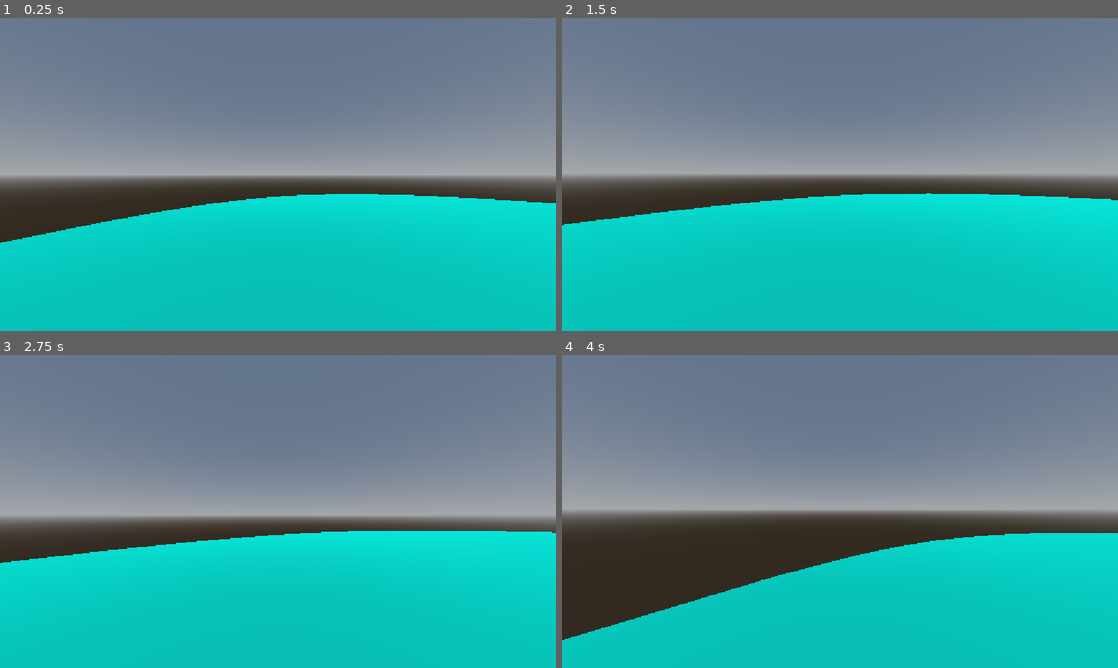
Above: before the commit, frames 1-4 (two rows, left to right).
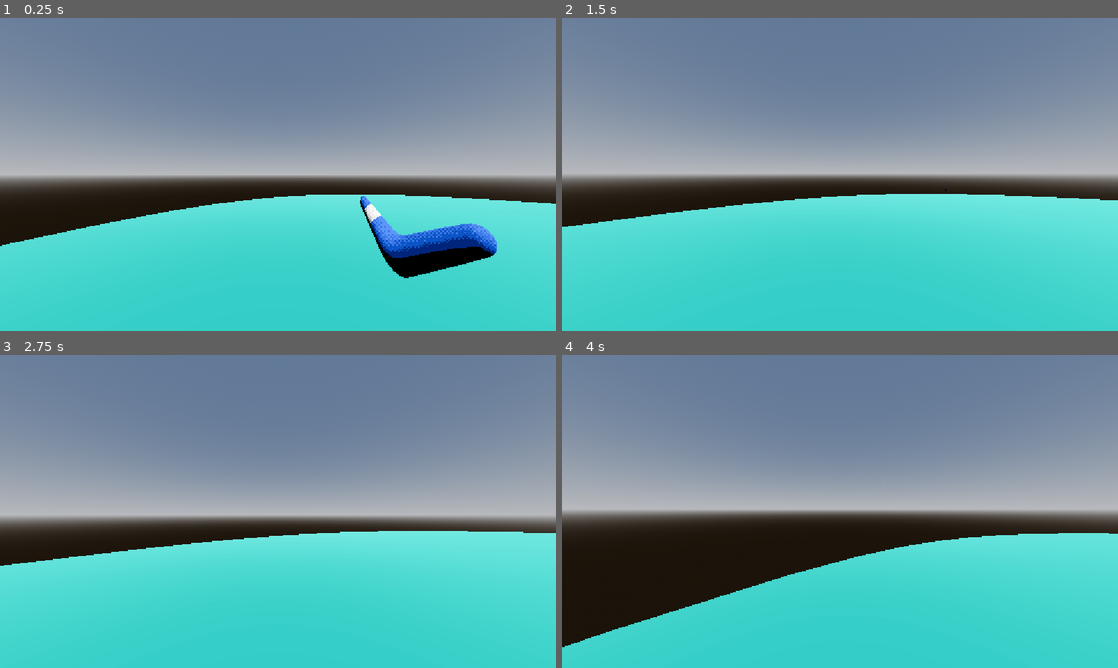
Above: after the commit, the same moments.

Repository: pyGuy152/boomerang-mania
Game: Godot game, scene res://scenes/Human/test.tscn
Same seed, same stepped clock (60 frames per second), same inputs: the game is played once before the commit and once after it. This scene is started directly instead of the project's main scene.
Inputs (mouse positions are in pixels of both pictures, inside the frame that each line leads up to):
- Up to frame 1 (0.25 s): no input
- Up to frame 2 (1.5 s): tap Enter at 0.5 s; move the mouse to (867, 174) at 0.52 s; hold Shift (shift) 0.53-1.28 s; hold W (forward) from 0.53 s (still down); tap Space (jump) at 0.77 s; click (867, 174) at 0.8 s; move the mouse to (812, 174) at 1.27 s; click (812, 174) at 1.35 s
- Up to frame 3 (2.75 s): keep holding W (forward); tap Space (jump) at 1.52 s; tap Shift (shift) at 1.55 s; move the mouse to (289, 505) at 2.02 s; hold Shift (shift) from 2.03 s (still down); click (289, 505) at 2.3 s
- Up to frame 4 (4 s): keep holding W (forward); move the mouse to (834, 517) at 2.77 s; release Shift (shift) at 2.78 s; click (834, 517) at 2.85 s; tap Space (jump) at 3.02, 3.77 s; tap Shift (shift) at 3.05 s; move the mouse to (878, 514) at 3.52 s; hold Shift (shift) from 3.53 s (still down); click (878, 514) at 3.8 s

The runs differ from the first frame. In frame 1, 40% of the frame differs, in the area x 0-100%, y 56-100%; in frame 2, 41%, in the area x 0-100%, y 54-100%; in frame 3, 41%; in frame 4, 32%.

Commit message:
idek

Diff:
--- a/project.godot
+++ b/project.godot
@@ -56,6 +56,11 @@
 "events": [Object(InputEventKey,"resource_local_to_scene":false,"resource_name":"","device":-1,"window_id":0,"alt_press …(195 unchanged characters)…
 ]
 }
+throw={
+"deadzone": 0.2,
+"events": [Object(InputEventMouseButton,"resource_local_to_scene":false,"resource_name":"","device":-1,"window_id":0,"alt_pressed":false,"shift_pressed":false,"ctrl_pressed":false,"meta_pressed":false,"button_mask":0,"position":Vector2(0, 0),"global_position":Vector2(0, 0),"factor":1.0,"button_index":1,"canceled":false,"pressed":false,"double_click":false,"script":null)
+]
+}
 
 [physics]
 
--- /dev/null
+++ b/scenes/Boomerang/boomerang.gd
@@ -0,0 +1,83 @@
+extends Node3D
+
+@export var power := 1.0
+@export var boomerang_scene: PackedScene
+@export var max_pull := Vector3(0.5, 0, 0);
+@export var charge_time := 1.5
+@onready var camera: Camera3D = get_parent()
+
+@export var player: CharacterBody3D
+
+@onready var hand: Node3D = $Hand
+
+var b: Node3D
+var heldtime := 0.0
+var throwing := false
+var throw_dir := Vector3.ZERO
+
+func _ready():
+	spawn.call_deferred()
+
+func spawn():
+	b = boomerang_scene.instantiate()
+	hand.add_child(b)            # child of the hand, so it follows and rotates with it
+	b.position = Vector3.ZERO    # local position: sits exactly on the hand
+	b.rotation = Vector3.ZERO
+
+var velocity = Vector3.ZERO;
+
+@export var aim_range := 40.0
+
+var hitted = false;
+
+var goto;
+
+func get_aim_target() -> Dictionary:
+	var cam := get_viewport().get_camera_3d()
+	var from := cam.global_position
+	var to := from - cam.global_transform.basis.z * aim_range
+
+	var query := PhysicsRayQueryParameters3D.create(from, to)
+	query.collide_with_areas = false
+	query.exclude = [player.get_rid()]   # assign the array, don't append
+
+	return get_world_3d().direct_space_state.intersect_ray(query)
+
+func _physics_process(delta):
+	if b == null:
+		return
+
+	if throwing:
+		b.global_position += throw_dir * 20.0 * power * delta
+		return
+
+	if Input.is_action_pressed("throw"):
+		heldtime += delta
+		var t := clampf(heldtime / charge_time, 0.0, 1.0)
+		var eased := 1.0 - (1.0 - t) * (1.0 - t)
+		b.position = eased*max_pull   # LOCAL x, follows the hand's rotation
+		camera.fov = 88.9+eased*40;
+
+	elif Input.is_action_just_released("throw"):
+		throw_dir = -hand.global_transform.basis.z     # capture direction at release
+		b.reparent(get_tree().current_scene)           # keeps its world transform
+		var hit := get_aim_target()
+		var aiming_at_enemy = hit.has("collider") and hit.collider.is_in_group("enemy")
+		for e in get_tree().get_nodes_in_group("enemy"):
+			print("enemy at ", e.global_position, "  ray hit at ", hit.get("position"))
+
+		if aiming_at_enemy:
+			print("looking at ", hit.collider.name, " at ", hit.position)
+			hitted = true
+			goto = hit.position
+		else:
+			print("no hit ", hit)
+			hitted = false;
+			goto = camera.global_position + throw_dir * power * heldtime;
+		throwing = true
+		camera.fov = 88.9
+
+
+	else:
+		heldtime = 0.0
+		b.position = Vector3.ZERO
--- /dev/null
+++ b/scenes/Boomerang/boomerang.tscn
@@ -0,0 +1,42 @@
+[gd_scene format=3 uid="uid://cbpa0o2w8eby5"]
+
+[ext_resource type="PackedScene" uid="uid://gogkxe08u7m4" path="res://boomerang.glb" id="2_cey58"]
+[ext_resource type="Shader" uid="uid://crpcopk8v0kxm" path="res://Material/dither.gdshader" id="3_4qen4"]
+[ext_resource type="Texture2D" uid="uid://bkepua4hetuql" path="res://boomerang_0.png" id="4_aqwbd"]
+
+[sub_resource type="CapsuleShape3D" id="CapsuleShape3D_bsepv"]
+
+[sub_resource type="ShaderMaterial" id="ShaderMaterial_jbt56"]
+render_priority = 0
+shader = ExtResource("3_4qen4")
+shader_parameter/albedo_tex = ExtResource("4_aqwbd")
+shader_parameter/tint = Color(1, 1, 1, 1)
+shader_parameter/use_texture = 1.0
+shader_parameter/global_size = 0.5
+shader_parameter/lit_boost = 1.0
+shader_parameter/l1_threshold = 0.75
+shader_parameter/l1_size = 4.0
+shader_parameter/l1_strength = 2.0
+shader_parameter/l1_darkness = 0.3
+shader_parameter/l2_threshold = 0.45
+shader_parameter/l2_size = 4.0
+shader_parameter/l2_strength = 2.0
+shader_parameter/l2_darkness = 0.4
+shader_parameter/l3_threshold = 0.2
+shader_parameter/l3_size = 4.0
+shader_parameter/l3_strength = 2.0
+shader_parameter/l3_darkness = 0.6
+
+[node name="Boomerang" type="Area3D" unique_id=537538721]
+
+[node name="CollisionShape3D" type="CollisionShape3D" parent="." unique_id=777100821]
+transform = Transform3D(0.17486398, -0.006488673, -0.0023425652, 0.0025985066, 0.006904563, 0.17484441, -0.0063904803, -0.17474328, 0.0069955406, 0, 0.030023873, 0)
+shape = SubResource("CapsuleShape3D_bsepv")
+
+[node name="Sketchfab_Scene" parent="." unique_id=193428793 instance=ExtResource("2_cey58")]
+transform = Transform3D(0.04, 0, 0, 0, 0.04, 0, 0, 0, 0.04, 0, 0, 0)
+
+[node name="Object_2" parent="Sketchfab_Scene/Sketchfab_model/23de6acfcea54815a637ec7637eaac3b_obj_cleaner_materialmerger_gles" parent_id_path=PackedInt32Array(193428793, 1990785385) index="0" unique_id=1919809975]
+material_override = SubResource("ShaderMaterial_jbt56")
+
+[editable path="Sketchfab_Scene"]
--- a/scenes/Human/Charecter.tscn
+++ b/scenes/Human/Charecter.tscn
@@ -3,6 +3,7 @@
 [ext_resource type="Script" uid="uid://boissfu2urqxp" path="res://scenes/Human/character_body_3d.gd" id="1_hiovg"]
 [ext_resource type="AudioStream" uid="uid://ci5wuld12kjv" path="res://sounds/character/walking.mp3" id="2_qekit"]
 [ext_resource type="AudioStream" uid="uid://cxbl4ea5rtw7w" path="res://sounds/character/running.mp3" id="3_imt4t"]
+[ext_resource type="AudioStream" uid="uid://cvakd2kkfgj40" path="res://sounds/bg/creepy_music.mp3" id="4_kjn72"]
 
 [sub_resource type="CapsuleShape3D" id="CapsuleShape3D_b3ygk"]
 height = 2.0141602
@@ -26,3 +27,6 @@
 
 [node name="run_sound" type="AudioStreamPlayer3D" parent="CharacterBody3D" unique_id=1783306300]
 stream = ExtResource("3_imt4t")
+
+[node name="bg_scary" type="AudioStreamPlayer3D" parent="CharacterBody3D" unique_id=947128429]
+stream = ExtResource("4_kjn72")
--- a/scenes/Human/character_body_3d.gd
+++ b/scenes/Human/character_body_3d.gd
@@ -2,6 +2,8 @@
 
 @onready var walk_sound = $walk_sound
 @onready var run_sound = $run_sound
+@onready var bg_scary = $bg_scary
+
 var gravity = ProjectSettings.get_setting("physics/3d/default_gravity")
 var speed = 5
 var jump_speed = 5
@@ -11,6 +13,9 @@
 	Input.mouse_mode = Input.MOUSE_MODE_CAPTURED
 
 func _physics_process(delta):
+	if not bg_scary.playing:
+		bg_scary.play()
+
 	velocity.y += -gravity * delta
 	var input = Input.get_vector("left", "right", "forward", "back")
 	var movement_dir = transform.basis * Vector3(input.x, 0, input.y)
--- a/scenes/Human/test.tscn
+++ b/scenes/Human/test.tscn
@@ -1,9 +1,10 @@
 [gd_scene format=3 uid="uid://cw1x30dkhf2g8"]
 
 [ext_resource type="PackedScene" uid="uid://cdv3hdxldoxay" path="res://scenes/Human/Charecter.tscn" id="1_wu6lt"]
-[ext_resource type="Script" uid="uid://boissfu2urqxp" path="res://scenes/Human/character_body_3d.gd" id="2_bybsj"]
 [ext_resource type="PackedScene" uid="uid://btip20urly5ic" path="res://scenes/Enemy/Enemy.tscn" id="2_rs8fj"]
-[ext_resource type="Script" uid="uid://b3brvrajuexcg" path="res://Scripts/Enemy.gd" id="3_n60r3"]
+[ext_resource type="PackedScene" uid="uid://cbpa0o2w8eby5" path="res://scenes/Boomerang/boomerang.tscn" id="3_ckxwe"]
+[ext_resource type="Script" uid="uid://ciw1dgp771c0w" path="res://scenes/Boomerang/boomerang.gd" id="4_bybsj"]
+[ext_resource type="Script" uid="uid://b3brvrajuexcg" path="res://Scripts/Enemy.gd" id="5_jbt56"]
 
 [sub_resource type="CylinderShape3D" id="CylinderShape3D_bde3n"]
 height = 1.6083984
@@ -25,6 +26,10 @@
 [sub_resource type="Environment" id="Environment_b3ygk"]
 background_mode = 2
 sky = SubResource("Sky_v20t1")
+tonemap_mode = 3
+tonemap_exposure = 0.73
+ssao_enabled = true
+glow_enabled = true
 
 [sub_resource type="BoxShape3D" id="BoxShape3D_bybsj"]
 size = Vector3(1.0810547, 0.9805908, 1.435669)
@@ -38,7 +43,7 @@
 shape = SubResource("CylinderShape3D_bde3n")
 
 [node name="MeshInstance3D" type="MeshInstance3D" parent="floor" unique_id=773232331]
-transform = Transform3D(1, 0, 0, 0, 1, 0, 0, 0, 1, 0.013669729, -0.27134657, -0.02627635)
+transform = Transform3D(1, 0, 0, 0, 1, 0, 0, 0, 1, 0.3733728, -0.35885477, -0.20609951)
 material_overlay = SubResource("StandardMaterial3D_74lek")
 mesh = SubResource("CylinderMesh_bybsj")
 
@@ -55,15 +60,29 @@
 transform = Transform3D(1, 0, 0, 0, 1, 0, 0, 0, 1, -14.146151, 2.572318, 0)
 
 [node name="CharacterBody3D" parent="Player" index="0" unique_id=2003278769 groups=["player"]]
-script = ExtResource("2_bybsj")
+
+[node name="Camera3D" parent="Player/CharacterBody3D" index="1" unique_id=1660506896]
+transform = Transform3D(1, 0, 0, 0, 1, 0, 0, 0, 1, 0, 1.5999999, -0.009115696)
+
+[node name="HandPoint" type="Node3D" parent="Player/CharacterBody3D/Camera3D" index="0" unique_id=1107384663 node_paths=PackedStringArray("player")]
+script = ExtResource("4_bybsj")
+boomerang_scene = ExtResource("3_ckxwe")
+max_pull = Vector3(0.2, 0, 0.1)
+player = NodePath("../..")
+
+[node name="Hand" type="Node3D" parent="Player/CharacterBody3D/Camera3D/HandPoint" unique_id=1062161042]
+transform = Transform3D(1, 0, 0, 0, 1, 0, 0, 0, 1, 0.25592804, -0.13694763, -0.34059)
+
+[node name="bg_scary" parent="Player/CharacterBody3D" index="4" unique_id=947128429]
+volume_db = -22.375
 
 [node name="Enemy" parent="." unique_id=326389053 instance=ExtResource("2_rs8fj")]
 transform = Transform3D(2.48, 0, 0, 0, 2.48, 0, 0, 0, 2.48, 2.5229216, 1.2124555, -4.410925)
 
 [node name="CharacterBody3D" parent="Enemy" index="0" unique_id=1380758884]
-script = ExtResource("3_n60r3")
+script = ExtResource("5_jbt56")
 
-[node name="CollisionShape3D" parent="Enemy/CharacterBody3D" index="0" unique_id=1565063079]
+[node name="CollisionShape3D" parent="Enemy/CharacterBody3D" index="0" unique_id=1565063079 groups=["enemy"]]
 transform = Transform3D(1, 0, 0, 0, 1, 0, 0, 0, 1, -0.08911103, 0.00970459, -0.023326874)
 shape = SubResource("BoxShape3D_bybsj")
 
@@ -119,12 +138,6 @@
 bones/45/scale = Vector3(0.9999999, 0.9999999, 0.99999994)
 bones/46/position = Vector3(-0.049906082, -0.87422186, -0.7447291)
 
-[node name="defaultMaterial_042" parent="Enemy/CharacterBody3D/hydranimations/Head 4/Skeleton3D" index="0" unique_id=2100336019]
-material_override = null
-
-[node name="FogVolume" type="FogVolume" parent="." unique_id=210098370]
-size = Vector3(77.85, 26.98, 64.44)
-
 [editable path="Player"]
 [editable path="Enemy"]
 [editable path="Enemy/CharacterBody3D/hydranimations"]
Binary file added: boomerang.glb
Not shown, added: boomerang.glb.import
Binary file added: boomerang_0.png
Not shown, added: boomerang_0.png.import
Not shown, added: scenes/Boomerang/boomerang.gd.uid
Binary file added: textures/Bayer Line.png
Not shown, added: textures/Bayer Line.png.import
Binary file added: textures/Bayer Matrix.png
Not shown, added: textures/Bayer Matrix.png.import
Binary file added: textures/lambert2_baseColor.jpeg
Not shown, added: textures/lambert2_baseColor.jpeg.import
Binary file added: textures/lambert2_metallicRoughness.png
(and 3 more such lines)
